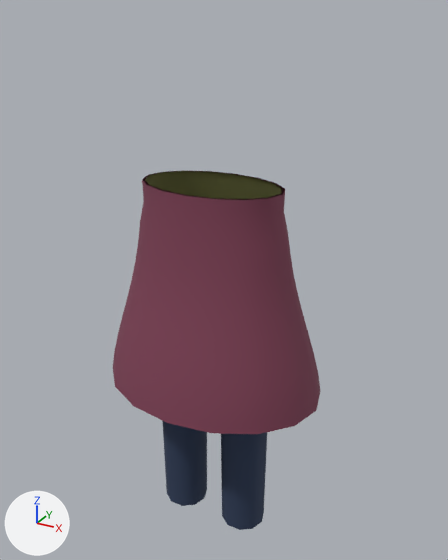
One commit to the glTF model outils/tableau-de-bord/modeles/figurine/bottom.glb: the scene before it, then after it.
Camera for both pictures: a camera (50 mm lens) standing at (0.683, -1.184, 1.377) and looking at (0.013, 0.034, 0.768). Arrows for +X, +Y and +Z are at lower left; the lights stay in place. The picture after the commit comes second.

In view in the first picture: 'bottom-skirt', 'bottom-trousers'.
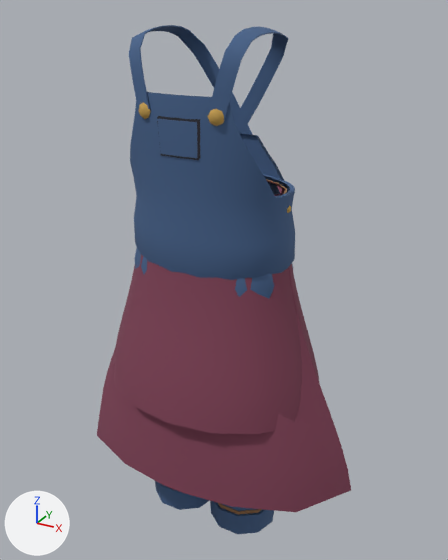
Diff of the bpy script that builds the scene:
```diff
--- a/outils/tableau-de-bord/modeles/figurine/bottom.glb.py
+++ b/outils/tableau-de-bord/modeles/figurine/bottom.glb.py
@@ me_bottom_overalls @@
+me_bottom_overalls.from_pydata(...)  # 1077 vertices, 1936 faces; spans x -0.201..0.201, y -0.138..0.137, z 0.102..1.342
+me_bottom_overalls.materials.append(mat_figurine)
@@ me_bottom_long_skirt @@
+me_bottom_long_skirt.from_pydata(...)  # 336 vertices, 608 faces; spans x -0.385..0.385, y -0.205..0.205, z 0.3..1.013
+me_bottom_long_skirt.materials.append(mat_figurine)
@@ me_bottom_corduroy @@
+me_bottom_corduroy.from_pydata(...)  # 509 vertices, 920 faces; spans x -0.188..0.188, y -0.118..0.118, z 0.102..1.013
+me_bottom_corduroy.materials.append(mat_figurine)
@@ ob_bottom_overalls @@
+ob_bottom_overalls = bpy.data.objects.new('bottom-overalls', me_bottom_overalls)
+ob_bottom_overalls.location = (0.0, 0.0, 0.0)
@@ ob_bottom_long_skirt @@
+ob_bottom_long_skirt = bpy.data.objects.new('bottom-long-skirt', me_bottom_long_skirt)
+ob_bottom_long_skirt.location = (0.0, 0.0, 0.0)
@@ ob_bottom_corduroy @@
+ob_bottom_corduroy = bpy.data.objects.new('bottom-corduroy', me_bottom_corduroy)
+ob_bottom_corduroy.location = (0.0, 0.0, 0.0)
```

Changed parts and their boxes [x1, y1, x2, y2] in the pictures (448 x 560 px):
'bottom-overalls', added (blue): after [129, 25, 295, 534]
'bottom-long-skirt', added: after [97, 181, 351, 512]
'bottom-corduroy', added (mostly hidden): after [218, 179, 288, 514]
'bottom-trousers', unchanged, covered by the edit: before [145, 171, 282, 530]
